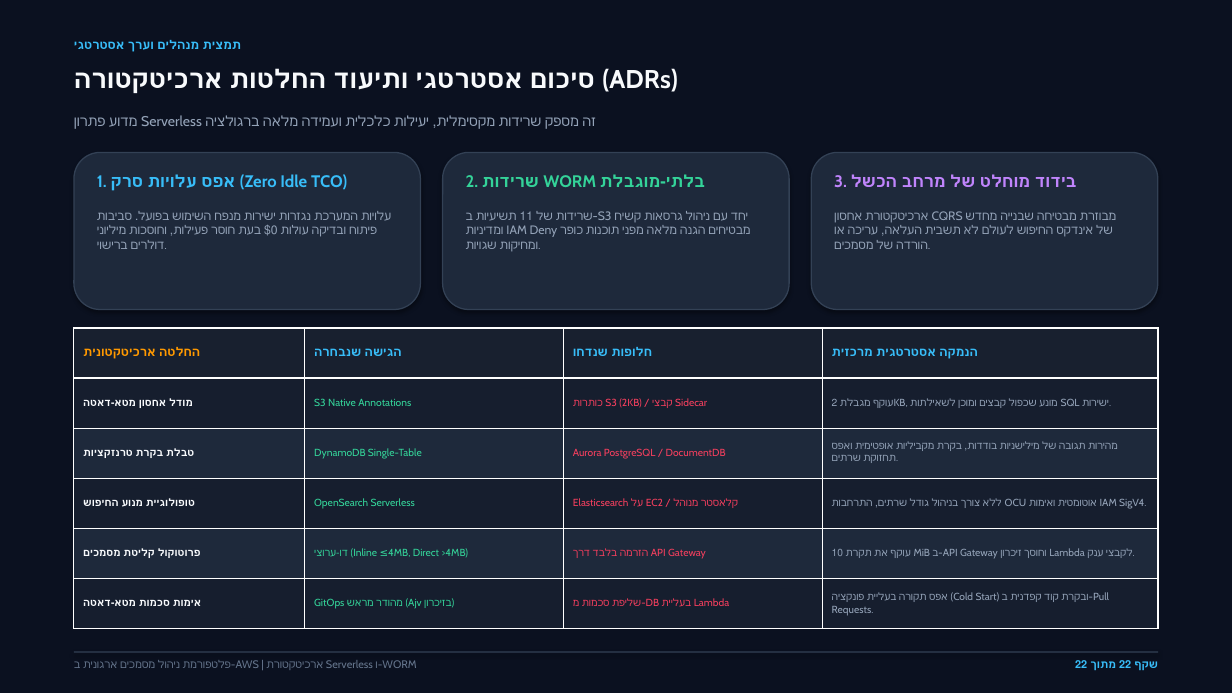
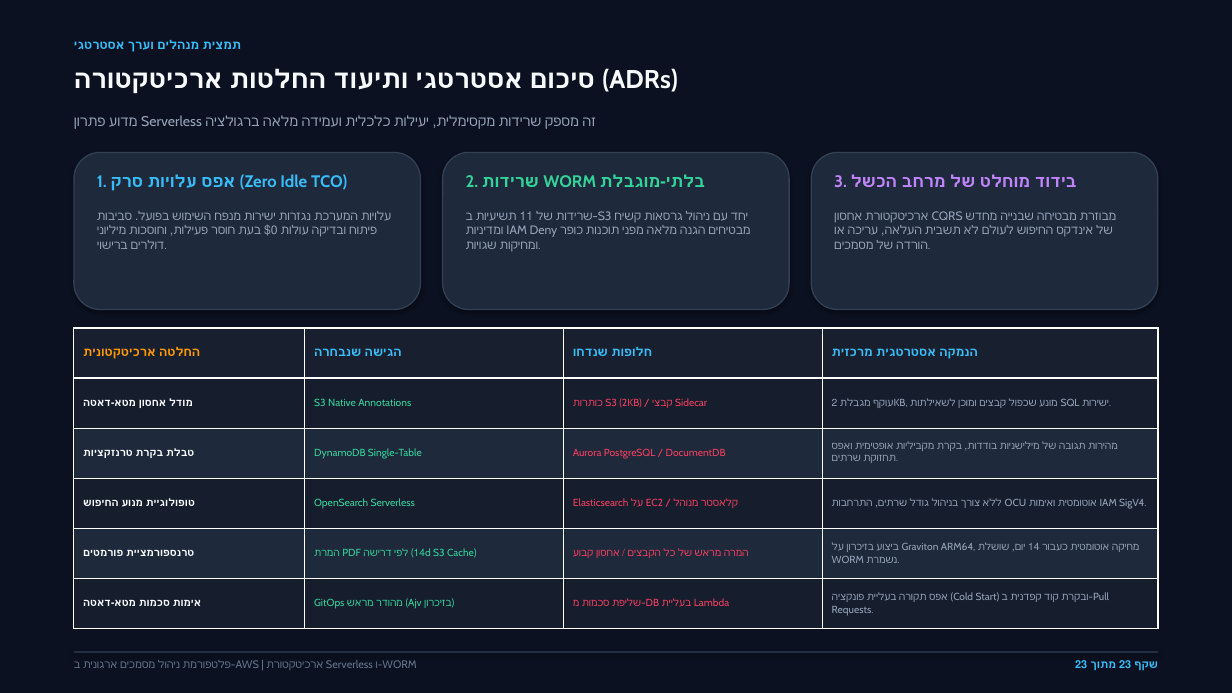
Before and after one commit to peydan/aws-doc-management-system, a slide deck: slide 23 of presentations/AWS_Document_Management_Platform_Architecture_Hebrew.pptx (slide 22 before the commit). Drawn at 1232x693 pixels with LibreOffice and Linux fonts; fonts in the diff are those of the drawing. Boxes give left, top, right and bottom in pixels: in the first picture for what was removed or moved away, otherwise in the second. Text is boxed around its words. In the diff, an @@ line names an element or a change of style, - is before the commit and + after.

Commit message:
docs(presentations): update PPTX decks, generators, and HTML presentations for on-demand PDF conversion & Graviton compute

```diff
--- a/presentations/AWS_Document_Management_Platform_Architecture_Hebrew.pptx
+++ b/presentations/AWS_Document_Management_Platform_Architecture_Hebrew.pptx
@@ table at [74, 328, 1158, 628] @@
-row 5: פרוטוקול קליטת מסמכים | דו-ערוצי (Inline ≤4MB, Direct >4MB) | הזרמה בלבד דרך API Gateway | עוקף את תקרת 10 MiB ב-API Gateway וחוסך זיכרון Lambda לקבצי ענק.
+row 5: טרנספורמציית פורמטים | המרת PDF לפי דרישה (14d S3 Cache) | המרה מראש של כל הקבצים / אחסון קבוע | ביצוע בזיכרון על Graviton ARM64, מחיקה אוטומטית כעבור 14 יום, שושלת WORM נשמרת.
```
Also in this commit, not shown: 21 other slides changed, 1 slide added, 7 other files.
